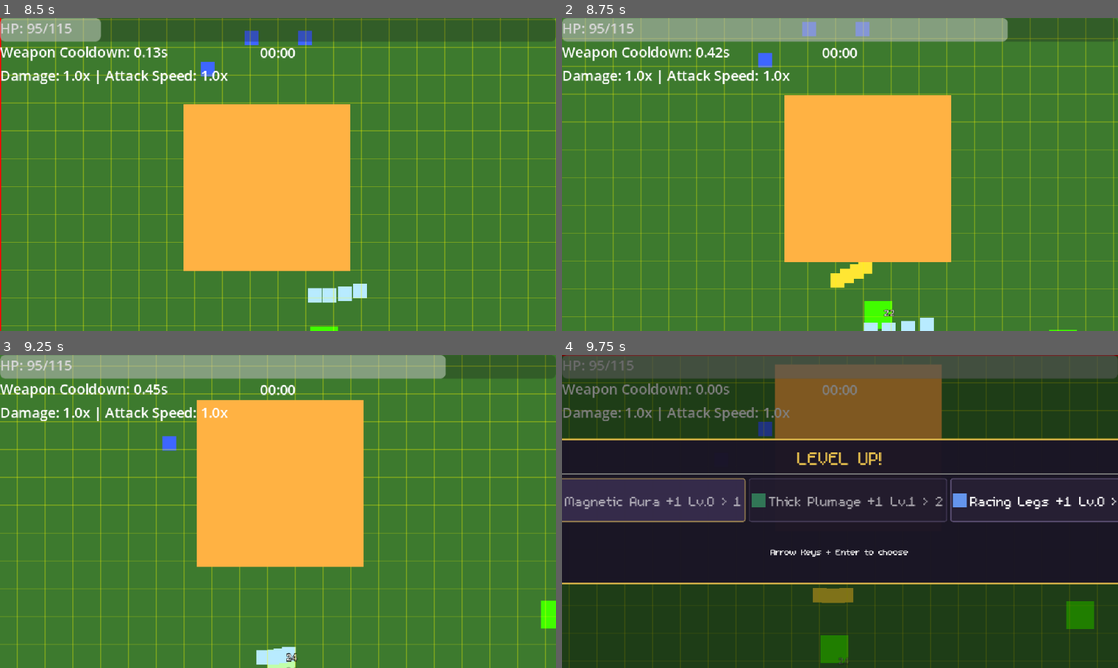
Above: before the commit, frames 1-4 (two rows, left to right).
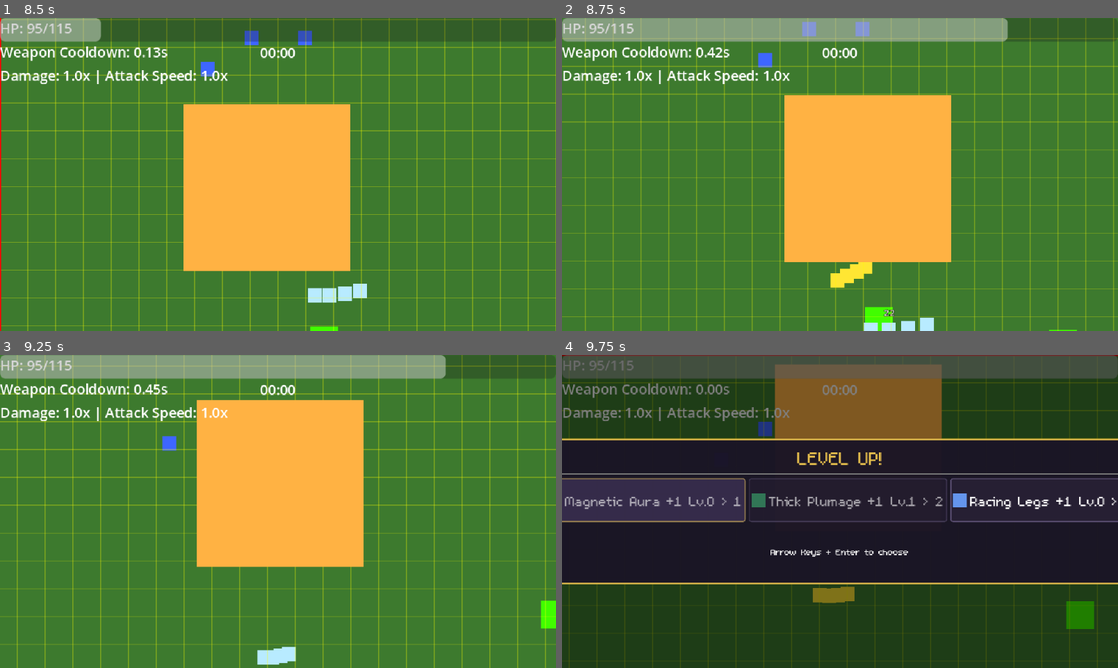
Above: after the commit, the same moments.

Repository: thejoshyee/sarimanok-game
Game: Godot game, scene res://main.tscn
The game is run twice, just before and just after one commit, with the same random seed, the same clock (stepped at 60 frames per second) and the same inputs.
Inputs:
- Up to frame 1 (8.5 s): tap Enter (ui_accept) at 0.5, 0.77, 3.77, 5.27, 6.02, 6.77, 8.27 s; hold Right (move_right) 0.53-1.25 s; hold 1 0.53-1.25 s; click "NEW! Spiral Feathers" at 1.25 s; click "NEW! Feather Shot" at 2 s; click "NEW! Flame Wing" at 2.75 s; hold S (move_down) 3.53-4.28 s; tap 2 at 3.6 s; hold Right (move_right) 4.28-5.03 s; hold 3 4.28-5.03 s; hold Up (move_up) 5.03-5.78 s; tap 4 at 5.1 s; hold 5 5.78-6.53 s; hold A (move_left) 5.78-7.28 s; tap 6 at 6.6 s; hold S (move_down) 7.28-8.03 s; tap R at 7.35 s; hold Right (move_right) from 8.03 s (still down); tap P at 8.1 s
- Up to frame 2 (8.75 s): keep holding Right (move_right)
- Up to frame 3 (9.25 s): release Right (move_right) at 8.78 s; hold Up (move_up) from 8.78 s (still down); hold 1 from 8.78 s (still down); tap Enter (ui_accept) at 9.02 s
- Up to frame 4 (9.75 s): release Up (move_up) at 9.53 s; release 1 at 9.53 s; hold Right (move_right) from 9.53 s (still down); tap 2 at 9.6 s

Frame 1 is identical in both runs. In frame 2, 0.1% of the frame differs, in the area x 54-60%, y 90-100%; in frame 3, 0.1%; in frame 4, 0.5%, in the area x 46-53%, y 74-99%.

Commit message:
feat(enemies): add DebuffHandler node to green duwende scene

Diff:
--- a/game/scenes/enemies/duwende/green_duwende.tscn
+++ b/game/scenes/enemies/duwende/green_duwende.tscn
@@ -1,9 +1,10 @@
-[gd_scene load_steps=5 format=3 uid="uid://c527tqmu0wcs5"]
+[gd_scene format=3 uid="uid://c527tqmu0wcs5"]
 
-[ext_resource type="Script" uid="uid://141mxbakt2wp" path="res://scripts/enemies/enemy_duwende.gd" id="1_wpa0x"]
-[ext_resource type="AudioStream" uid="uid://c2wt2mfr60wky" path="res://assets/audio/sfx/enemy_hit.wav" id="2_ytelp"]
-[ext_resource type="AudioStream" uid="uid://b1yfkwq146fyj" path="res://assets/audio/sfx/enemy_death.wav" id="3_gxywo"]
-[ext_resource type="Script" path="res://scripts/components/health_component.gd" id="4_hcomp"]
+[ext_resource type="Script" uid="uid://141mxbakt2wp" path="res://scripts/enemies/enemy_duwende.gd" id="1_iqk52"]
+[ext_resource type="Script" uid="uid://oc2uig8ktdeb" path="res://scripts/enemies/debuff_handler.gd" id="2_uwpig"]
+[ext_resource type="AudioStream" uid="uid://c2wt2mfr60wky" path="res://assets/audio/sfx/enemy_hit.wav" id="3_w1ues"]
+[ext_resource type="AudioStream" uid="uid://b1yfkwq146fyj" path="res://assets/audio/sfx/enemy_death.wav" id="4_2lj5s"]
+[ext_resource type="Script" uid="uid://cnfsieuffi7r4" path="res://scripts/components/health_component.gd" id="5_ylnyi"]
 
 [sub_resource type="CircleShape2D" id="CircleShape2D_bvohl"]
 radius = 16.0
@@ -11,34 +12,38 @@
 [sub_resource type="CircleShape2D" id="CircleShape2D_tyx3a"]
 radius = 16.0
 
-[node name="EnemyDuwende" type="CharacterBody2D" unique_id=1802429421 groups=["enemies"]]
+[node name="EnemyDuwende" type="CharacterBody2D" unique_id=148958636 groups=["enemies"]]
 collision_layer = 2
 collision_mask = 0
-script = ExtResource("1_wpa0x")
+script = ExtResource("1_iqk52")
 
-[node name="CollisionShape2D" type="CollisionShape2D" parent="." unique_id=1823710055]
+[node name="CollisionShape2D" type="CollisionShape2D" parent="." unique_id=1626808763]
 shape = SubResource("CircleShape2D_bvohl")
 
-[node name="ColorRect" type="ColorRect" parent="." unique_id=1351349396]
+[node name="ColorRect" type="ColorRect" parent="." unique_id=906190844]
 offset_left = -16.0
 offset_top = -16.0
 offset_right = 16.0
 offset_bottom = 16.0
 color = Color(0.25565824, 0.9905693, 3.85046e-07, 1)
 
-[node name="DamageArea" type="Area2D" parent="." unique_id=2069888108]
+[node name="DamageArea" type="Area2D" parent="." unique_id=1680105707]
 collision_layer = 0
 
-[node name="CollisionShape2D" type="CollisionShape2D" parent="DamageArea" unique_id=42641625]
+[node name="CollisionShape2D" type="CollisionShape2D" parent="DamageArea" unique_id=1834703573]
 shape = SubResource("CircleShape2D_tyx3a")
 
-[node name="HitSFX" type="AudioStreamPlayer2D" parent="." unique_id=331574700]
-stream = ExtResource("2_ytelp")
+[node name="DebuffHandler" type="Node" parent="." unique_id=974833638]
+script = ExtResource("2_uwpig")
+metadata/_custom_type_script = "uid://oc2uig8ktdeb"
+
+[node name="HitSFX" type="AudioStreamPlayer2D" parent="." unique_id=1845086177]
+stream = ExtResource("3_w1ues")
 bus = &"SFX"
 
-[node name="DeathSFX" type="AudioStreamPlayer2D" parent="." unique_id=1488362094]
-stream = ExtResource("3_gxywo")
+[node name="DeathSFX" type="AudioStreamPlayer2D" parent="." unique_id=850615072]
+stream = ExtResource("4_2lj5s")
 bus = &"SFX"
 
-[node name="HealthComponent" type="Node" parent="."]
-script = ExtResource("4_hcomp")
+[node name="HealthComponent" type="Node" parent="." unique_id=511099356]
+script = ExtResource("5_ylnyi")
